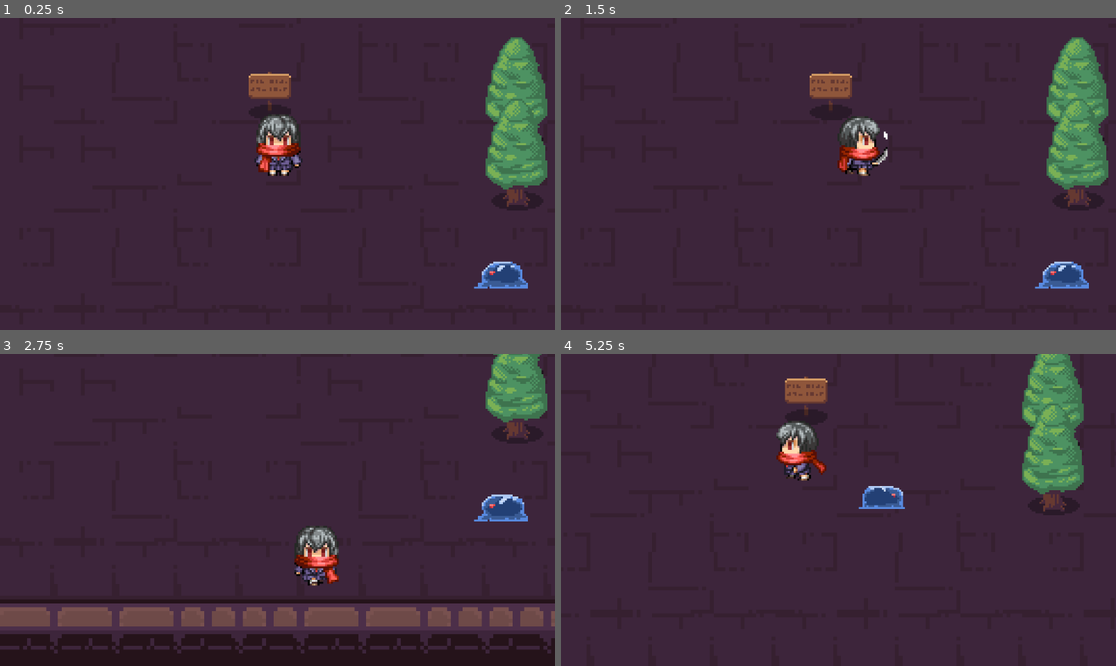
Above: before the commit, frames 1-4 (two rows, left to right).
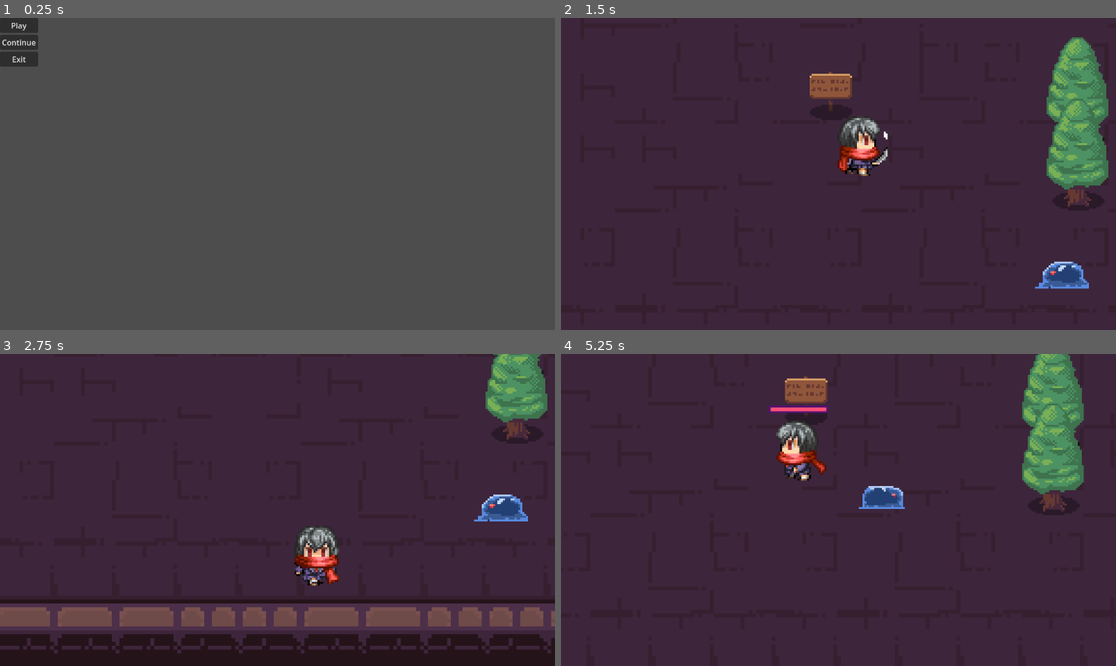
Above: after the commit, the same moments.

Repository: HearTh13/Godot-Project
Game: Godot game, scene res://Interface/menu.tscn
Two runs of this game, one before a commit and one after it. Both use one fixed random seed, a clock stepped at 60 frames per second and the inputs below. Before the commit the project starts from res://Scene/Dungeon1.tscn.
Inputs (mouse positions are in pixels of both pictures, inside the frame that each line leads up to):
- Up to frame 1 (0.25 s): no input
- Up to frame 2 (1.5 s): click (577, 24) at 0.5 s, where only the run after the commit has a clickable "Play"; hold Right (Right) from 1.28 s (still down); tap F (Attack-OK) at 1.35 s
- Up to frame 3 (2.75 s): release Right (Right) at 2.03 s; hold Down (Down) from 2.03 s (still down); tap Shift (Run) at 2.1 s
- Up to frame 4 (5.25 s): release Down (Down) at 2.78 s; hold Right (Right) 2.78-3.53 s; tap F (Attack-OK) at 2.85, 4.35 s; hold Up (Up) 3.53-4.28 s; tap Shift (Run) at 3.6, 5.1 s; hold Left (Left) from 4.28 s (still down)

The runs differ from the first frame. In frame 1, 99% of the frame differs, in the area x 0-100%, y 0-100%; in frame 2, nothing differs; in frame 3, 0.2%; in frame 4, 0.3%.

Commit message:
Menambah Menu untuk game

Diff:
--- /dev/null
+++ b/Interface/menu.tscn
@@ -0,0 +1,36 @@
+[gd_scene load_steps=2 format=3 uid="uid://crimhc1albpre"]
+
+[ext_resource type="Script" path="res://Script/Menu.gd" id="1_cpxrv"]
+
+[node name="Menu" type="Control"]
+layout_mode = 3
+anchors_preset = 15
+anchor_right = 1.0
+anchor_bottom = 1.0
+grow_horizontal = 2
+grow_vertical = 2
+script = ExtResource("1_cpxrv")
+
+[node name="MarginContainer" type="MarginContainer" parent="."]
+layout_mode = 0
+offset_right = 40.0
+offset_bottom = 40.0
+
+[node name="VBoxContainer" type="VBoxContainer" parent="MarginContainer"]
+layout_mode = 2
+
+[node name="Play" type="Button" parent="MarginContainer/VBoxContainer"]
+layout_mode = 2
+text = "Play"
+
+[node name="Continue" type="Button" parent="MarginContainer/VBoxContainer"]
+layout_mode = 2
+text = "Continue"
+
+[node name="Exit" type="Button" parent="MarginContainer/VBoxContainer"]
+layout_mode = 2
+text = "Exit"
+
+[connection signal="pressed" from="MarginContainer/VBoxContainer/Play" to="." method="_on_play_pressed"]
+[connection signal="pressed" from="MarginContainer/VBoxContainer/Continue" to="." method="_on_continue_pressed"]
+[connection signal="pressed" from="MarginContainer/VBoxContainer/Exit" to="." method="_on_exit_pressed"]
--- a/Scene/Dungeon1.tscn
+++ b/Scene/Dungeon1.tscn
@@ -837,16 +837,6 @@
 position = Vector2(320, -7)
 shape = SubResource("RectangleShape2D_74iid")
 
-[node name="Dungeon1Camera" type="Camera2D" parent="."]
-zoom = Vector2(4, 4)
-limit_left = 0
-limit_top = 0
-limit_right = 640
-limit_bottom = 310
-position_smoothing_enabled = true
-drag_horizontal_enabled = true
-drag_vertical_enabled = true
-
 [node name="Slime" parent="." instance=ExtResource("5_j3dhu")]
 position = Vector2(392, 210)
 
--- a/Scene/Dungeon2.tscn
+++ b/Scene/Dungeon2.tscn
@@ -843,15 +843,5 @@
 [node name="Player" parent="." instance=ExtResource("5_r05gc")]
 position = Vector2(319, 303)
 
-[node name="Dungeon1Camera" type="Camera2D" parent="."]
-zoom = Vector2(4, 4)
-limit_left = 0
-limit_top = 0
-limit_right = 640
-limit_bottom = 310
-position_smoothing_enabled = true
-drag_horizontal_enabled = true
-drag_vertical_enabled = true
-
 [connection signal="body_entered" from="Dungeon1_Transfer" to="." method="_on_dungeon_1_transfer_body_entered"]
 [connection signal="body_exited" from="Dungeon1_Transfer" to="." method="_on_dungeon_1_transfer_body_exited"]
--- /dev/null
+++ b/Script/Menu.gd
@@ -0,0 +1,12 @@
+extends Control
+
+
+
+func _on_play_pressed():
+	get_tree().change_scene_to_file("res://Scene/Dungeon1.tscn")
+
+func _on_continue_pressed():
+	pass # Replace with function body.
+
+func _on_exit_pressed():
+	get_tree().quit()
--- a/project.godot
+++ b/project.godot
@@ -11,7 +11,7 @@
 [application]
 
 config/name="Godot Project"
-run/main_scene="res://Scene/Dungeon1.tscn"
+run/main_scene="res://Interface/menu.tscn"
 config/features=PackedStringArray("4.2", "Mobile")
 config/icon="res://Assets/Icon.svg"
 
